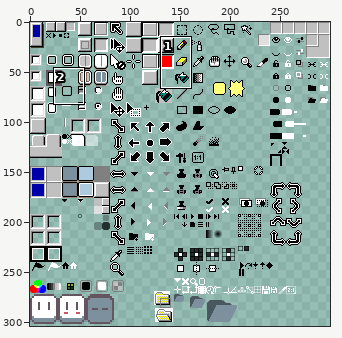
One commit to this sprite sheet: Aseprite 95/sheet.png. Above, an overview of the earlier version with the close-up marked.
Close-up. Earlier state:
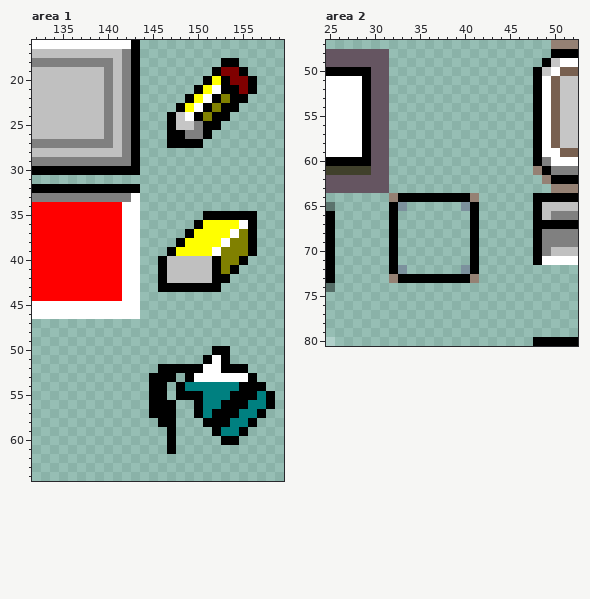
The file is 300x304 pixels. Pixels under 10% opacity are left out. Colours within 5 levels of each other are drawn and written as one. Shown: area 1: x 132..159, y 16..64; area 2: x 25..52, y 47..80.
After:
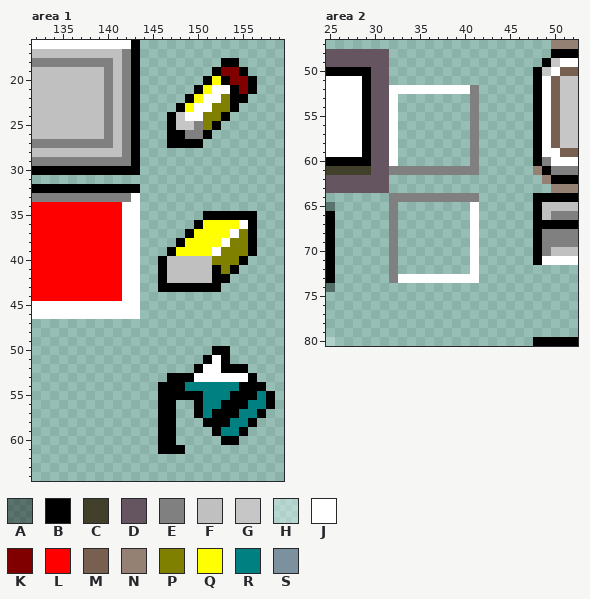
Palette (. is transparent): A #00000064  B #000000  C #40402b  D #655561  E #808080  F #c0c0c0  G #c6c6c6  H #ecffff64  J #ffffff  K #800000  L #ff0000  M #786050  N #958174  P #808000  Q #ffff00  R #008080  S #7c919d
Diff:
--- area 1
@@ x 148..155 @@
 20 ...BQBKK
-21 ..BQJBBK
-22 .BQJBPBB
-23 BQJBPBB.
-24 GJBPBB..
-25 GGEBB...
+21 ..BQJJBK
+22 .BQJJPBB
+23 BQJJPPB.
+24 GJJPPB..
+25 GGEPB...
 26 BEEB....
@@ x 150..154 @@
 39 QQJPP
-40 FFBPP
+40 FFPPP
 41 FFBPB
@@ x 143..151 @@
 51 ........B
-52 ...BBBBBJ
-53 ..BBB.BJJ
-54 ..BB.BRRR
-55 ..BB.BBBR
-56 ..BBB..BR
-57 ..BBB..BR
+52 .......BJ
+53 ....BBBJJ
+54 ...BBBRRR
+55 ...BBBBBR
+56 ...BB..BR
+57 ...BB..BR
 58 ...BB...B
-59 ....B....
-60 ....B....
-61 ....B....
+59 ...BB....
+60 ...BB....
+61 ...BBB...
 62 .........
--- area 2
@@ x 30..43 @@
 51 DD............
-52 DD............
-53 DD............
-54 DD............
-55 DD............
-56 DD............
-57 DD............
-58 DD............
-59 DD............
-60 DD............
-61 DD............
+52 DDJJJJJJJJJE..
+53 DDJ........E..
+54 DDJ........E..
+55 DDJ........E..
+56 DDJ........E..
+57 DDJ........E..
+58 DDJ........E..
+59 DDJ........E..
+60 DDJ........E..
+61 DDEEEEEEEEEE..
 62 DD............
 63 DD............
-64 ..NBBBBBBBBN..
-65 ..BS......SB..
-66 ..B........B..
-67 ..B........B..
-68 ..B........B..
-69 ..B........B..
-70 ..B........B..
-71 ..B........B..
-72 ..BS......SB..
-73 ..NBBBBBBBBN..
+64 ..EEEEEEEEEE..
+65 ..E........J..
+66 ..E........J..
+67 ..E........J..
+68 ..E........J..
+69 ..E........J..
+70 ..E........J..
+71 ..E........J..
+72 ..E........J..
+73 ..EJJJJJJJJJ..
 74 ..............
Where, in picture pixels (left, top, right, bottom), the same in both close-ups:
changed: (194, 85, 230, 130)
changed: (212, 256, 221, 265)
changed: (149, 364, 194, 454)
changed: (389, 85, 479, 283)
